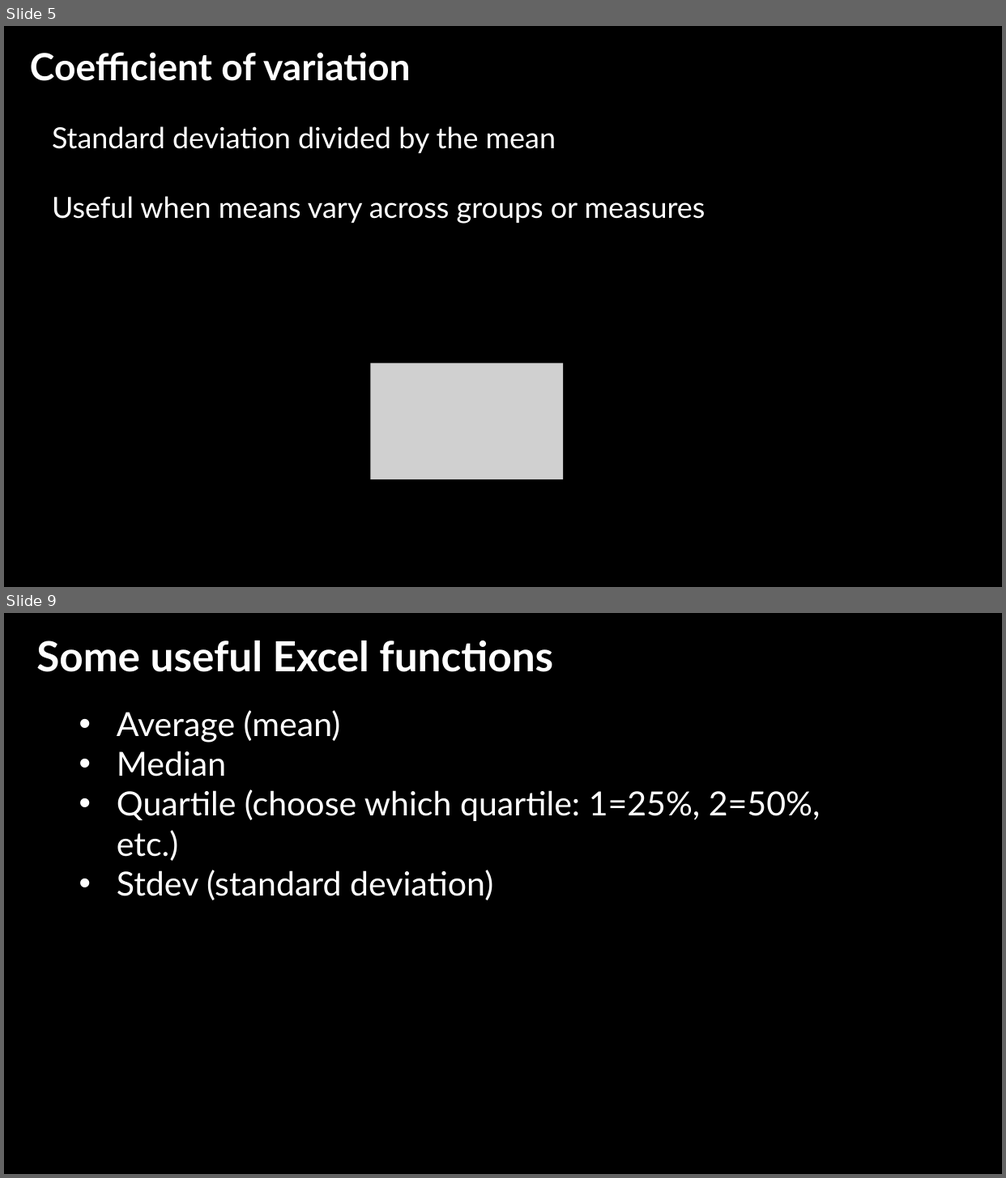
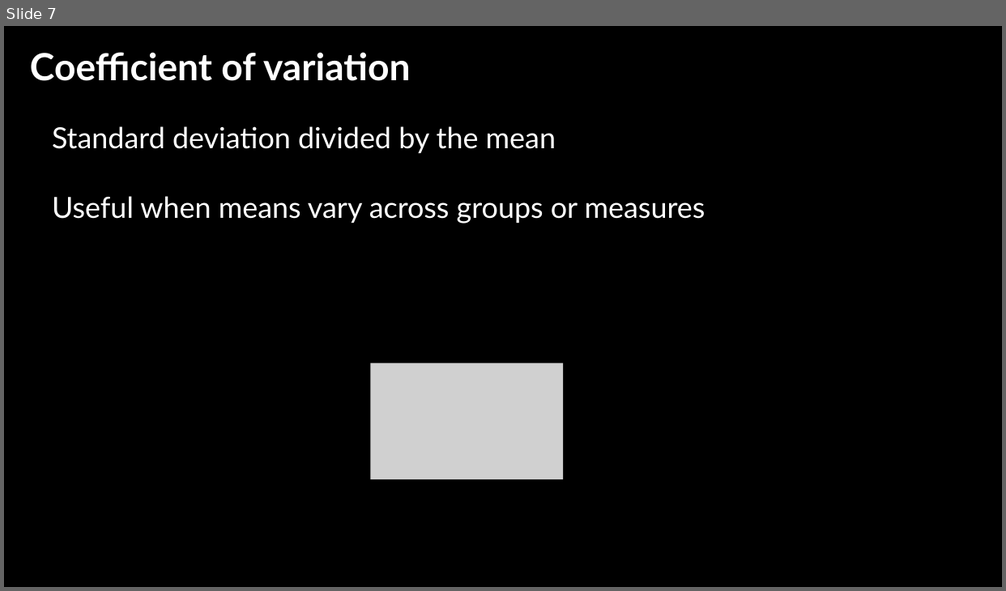
Before and after one commit to jshannon75/geog4300, a slide deck: in_class_slides/previous year slides/geog4300_W04-1 Classification and descriptive stats.pptx. Shown one above the other, each under a label of ours: slides 5 and 9 before the commit, slide 7 after it; the slides between them are not shown. The pictures are 1006x1178 and 1006x591 pixels, drawn with LibreOffice and Linux fonts; fonts in the diff are those of the drawing; grey boxes stand for pictures; background and template pictures are left out. Boxes give left, top, right and bottom in pixels: in the first picture for what was removed or moved away, otherwise in the second. Text is boxed around its words. In the diff, an @@ line names an element or a change of style, - is before the commit and + after.

```diff
--- a/in_class_slides/previous year slides/geog4300_W04-1 Classification and descriptive stats.pptx
+++ b/in_class_slides/previous year slides/geog4300_W04-1 Classification and descriptive stats.pptx
@@ slide 9 removed at box(4, 613, 1002, 1174), background picture (left out) @@
@@ text removed at box(36, 641, 553, 672) @@
-Some useful Excel functions
@@ text removed at box(117, 710, 820, 901) @@
-• Average (mean)
-• Median
-• Quartile (choose which quartile: 1=25%, 2=50%, etc.)
-• Stdev (standard deviation)
@@ what was slide 5 is now slide 7 @@
```
Also in this commit, not shown: 3 slides changed, 5 slides added, 3 other slides removed, 6 other files.
